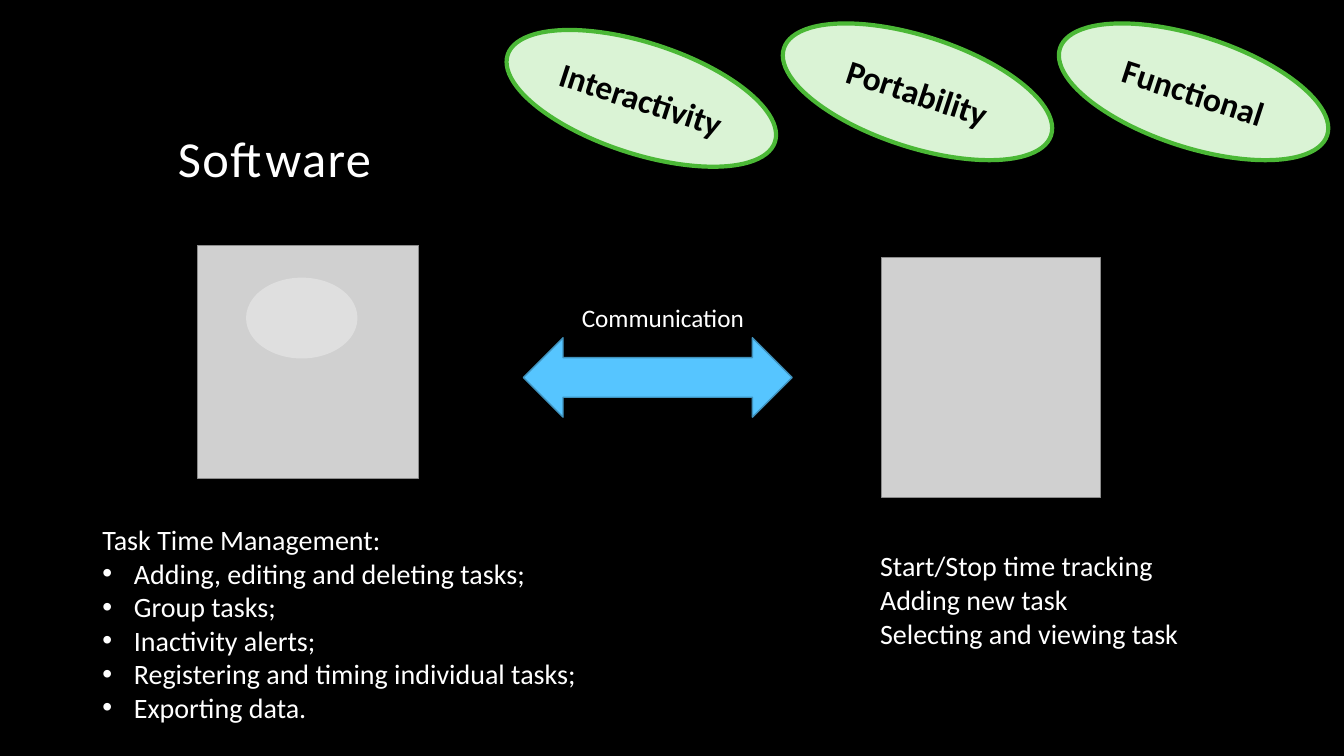
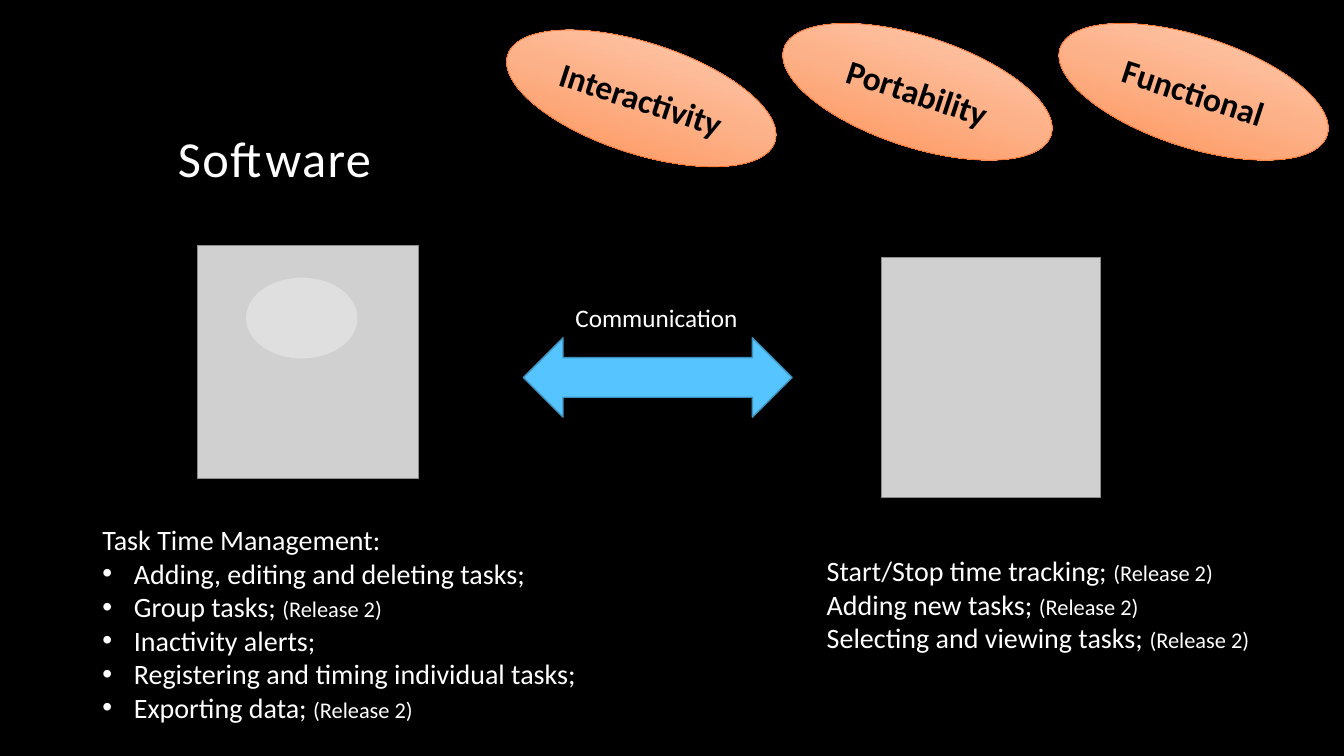
Before and after one commit to jmgirao/projetosoftware1213, a slide deck: slide 9 of Docs/Project documentation/KOM.pptx. Drawn at 1344x756 pixels with LibreOffice and Linux fonts; fonts in the diff are those of the drawing; grey boxes stand for pictures; background and template pictures are left out. Boxes give left, top, right and bottom in pixels: in the first picture for what was removed or moved away, otherwise in the second. Text is boxed around its words. In the diff, an @@ line names an element or a change of style, - is before the commit and + after.

```diff
--- a/Docs/Project documentation/KOM.pptx
+++ b/Docs/Project documentation/KOM.pptx
@@ fill #DAF3D5 to gradient #FDD6C1 to #FDB188 to #FF8848; outline #4BB836 3 pt to #F86E24 0.5 pt in 3 elements at [1042, 0, 1344, 188], [767, 0, 1069, 188], [491, 3, 793, 195] @@
@@ text "Communication": place and size @@
-text "Communication" at [582, 309, 744, 327]
+text "Communication" at [575, 309, 737, 328]
@@ text at [827, 561, 1249, 653]: text changed @@
-Start/Stop time tracking
-Adding new task
-Selecting and viewing task
+Start/Stop time tracking; (Release 2)
+Adding new tasks; (Release 2)
+Selecting and viewing tasks; (Release 2)
@@ text at [134, 597, 382, 622]: text changed @@
-• Group tasks;
+• Group tasks; (Release 2)
@@ text at [134, 698, 413, 723]: text changed @@
-• Exporting data.
+• Exporting data; (Release 2)
```
Also in this commit, not shown: 2 other slides changed.
